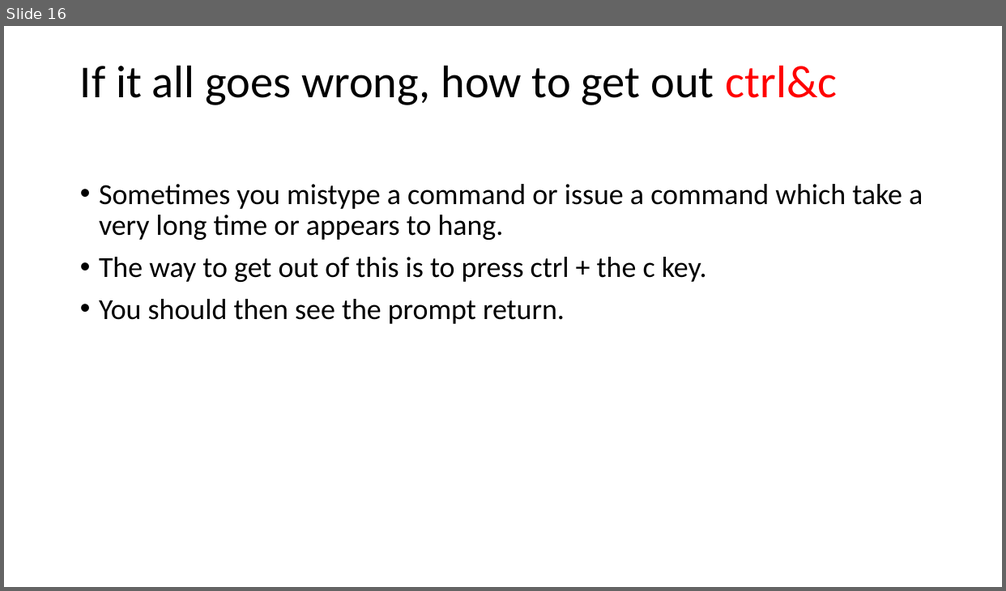
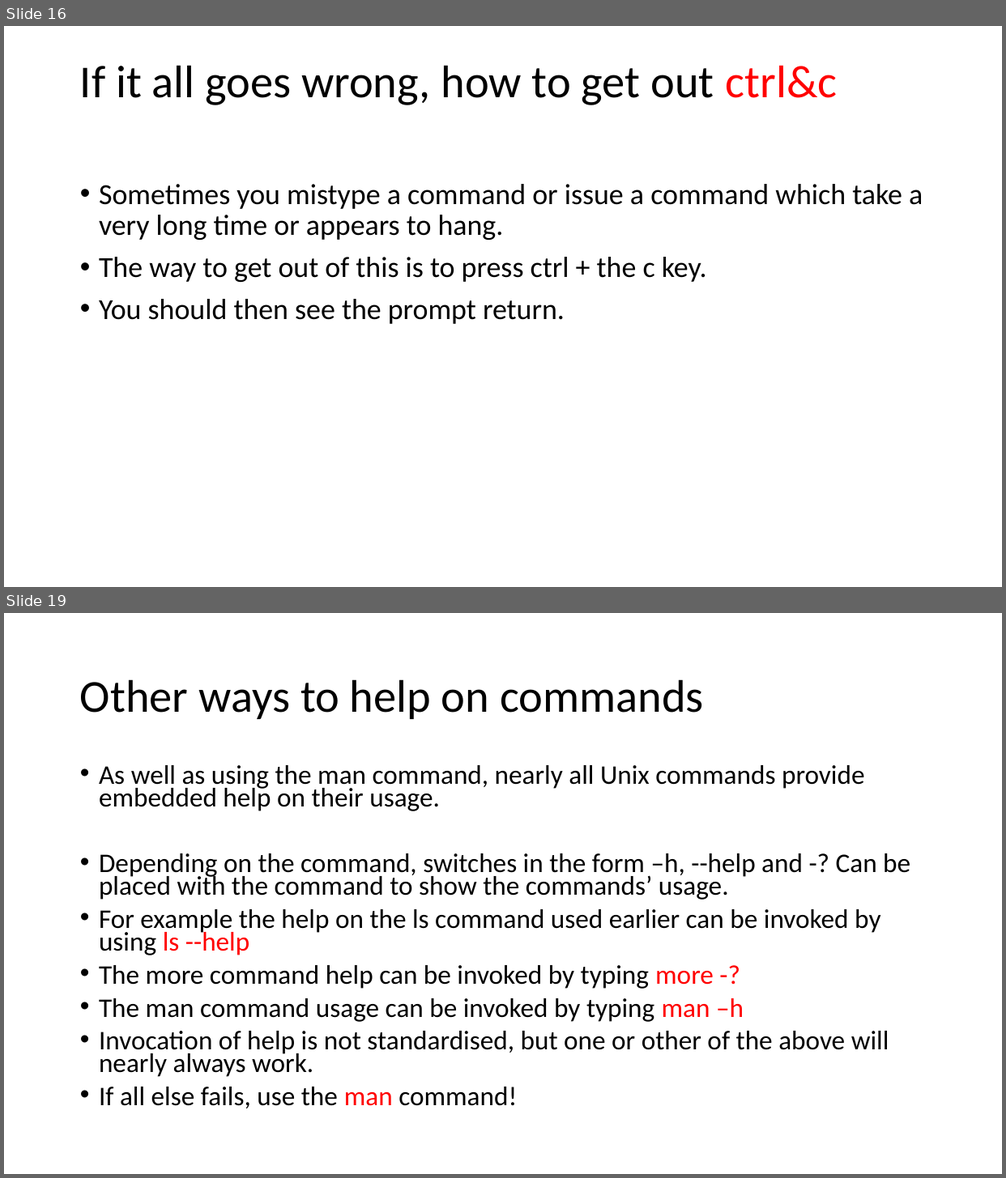
Before and after one commit to paulmheaton/Unix_primer, a slide deck: Unix primer.pptx. Shown one above the other, each under a label of ours: slide 16 before the commit, slides 16 and 19 after it; the slides between them are not shown. The pictures are 1006x591 and 1006x1178 pixels, drawn with LibreOffice and Linux fonts; fonts in the diff are those of the drawing. Boxes give left, top, right and bottom in pixels: in the first picture for what was removed or moved away, otherwise in the second. Text is boxed around its words. In the diff, an @@ line names an element or a change of style, - is before the commit and + after.

Commit message:
Unix primer final version 1

```diff
--- a/Unix primer.pptx
+++ b/Unix primer.pptx
@@ slide 19 added at [4, 613, 1002, 1174], background #FFFFFF @@
@@ title added at [80, 679, 704, 719], 44 pt, text #000000 @@
+Other ways to help on commands
@@ text added at [99, 765, 910, 1109], 25.9 pt, text #000000 @@
+• As well as using the man command, nearly all Unix commands provide embedded help on their usage.
+• Depending on the command, switches in the form –h, --help and -? Can be placed with the command to show the commands’ usage.
+• For example the help on the ls command used earlier can be invoked by using ls --help
+• The more command help can be invoked by typing more -?
+• The man command usage can be invoked by typing man –h
+• Invocation of help is not standardised, but one or other of the above will nearly always work.
+• If all else fails, use the man command!
```
Also in this commit, not shown: 4 slides changed, 4 other slides added, 1 slide removed.
